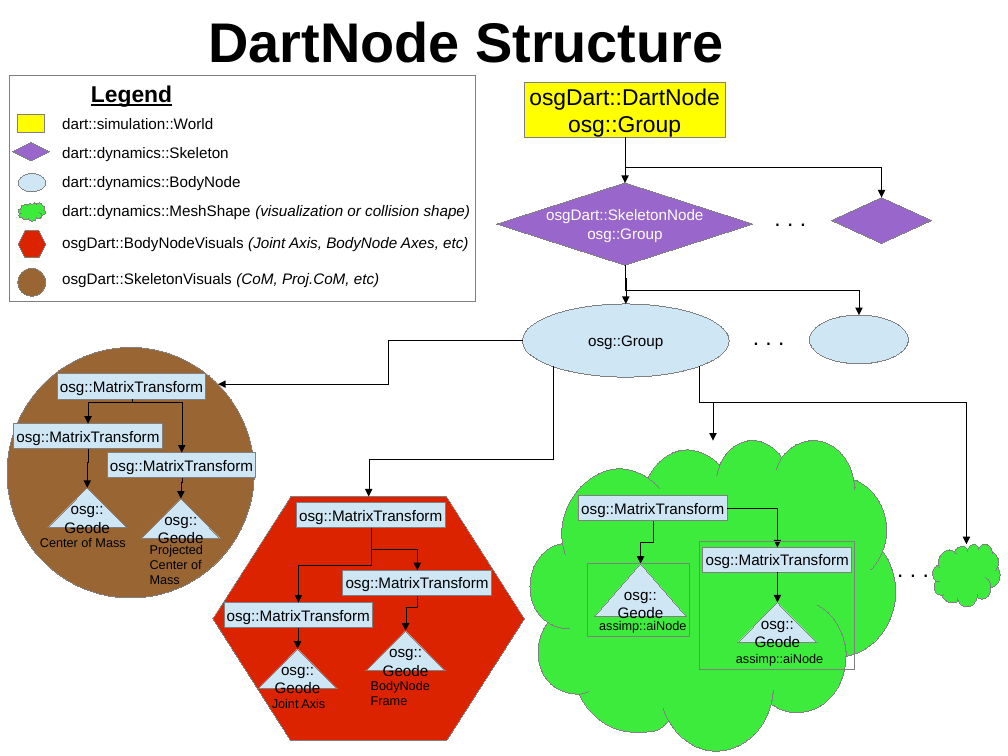
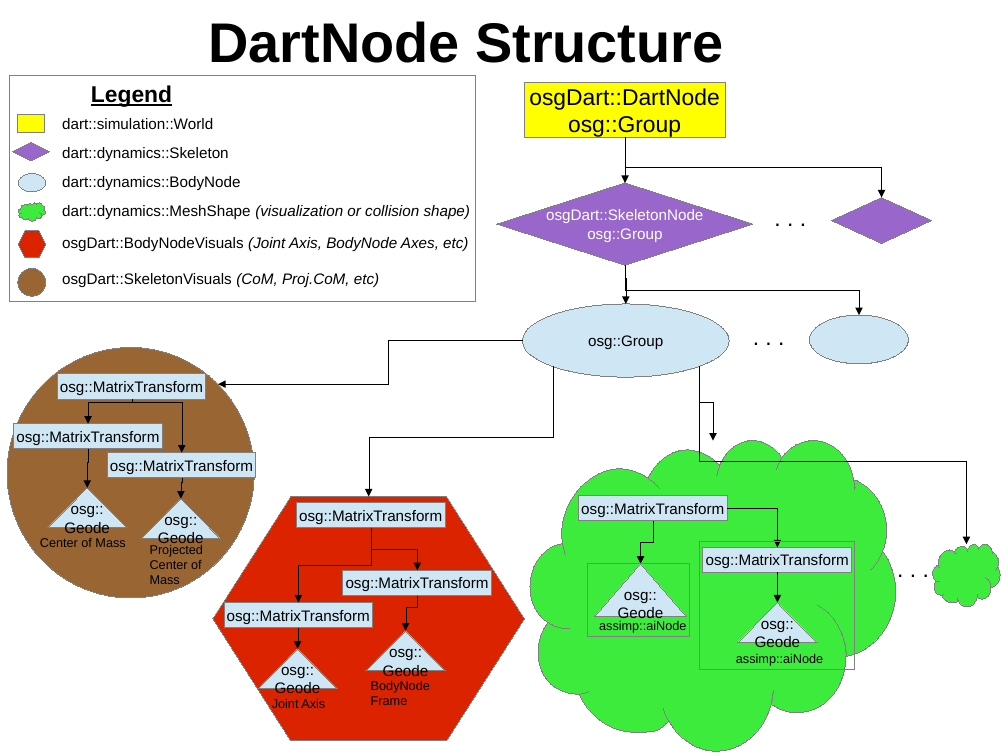
Before and after one commit to golems/grip2, a slide deck: slide 1 of doc/DartNode-Structure.odp. Drawn at 1008x756 pixels with LibreOffice and Linux fonts; fonts in the diff are those of the drawing. Boxes give left, top, right and bottom in pixels: in the first picture for what was removed or moved away, otherwise in the second. Text is boxed around its words. In the diff, an @@ line names an element or a change of style, - is before the commit and + after.

```diff
--- a/doc/DartNode-Structure.odp
+++ b/doc/DartNode-Structure.odp
@@ elbow arrow (552, 367) - (369, 497): route changed @@
@@ elbow arrow (699, 367) - (967, 544): route changed @@
```
Also in this commit, not shown: 4 other files.
